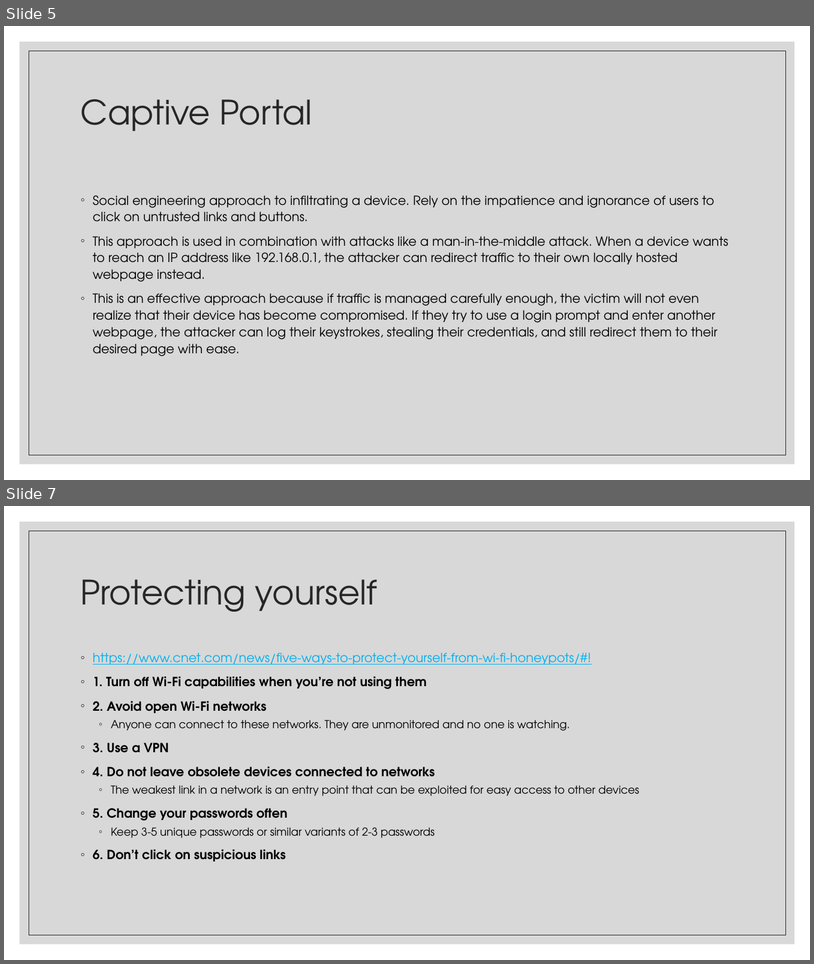
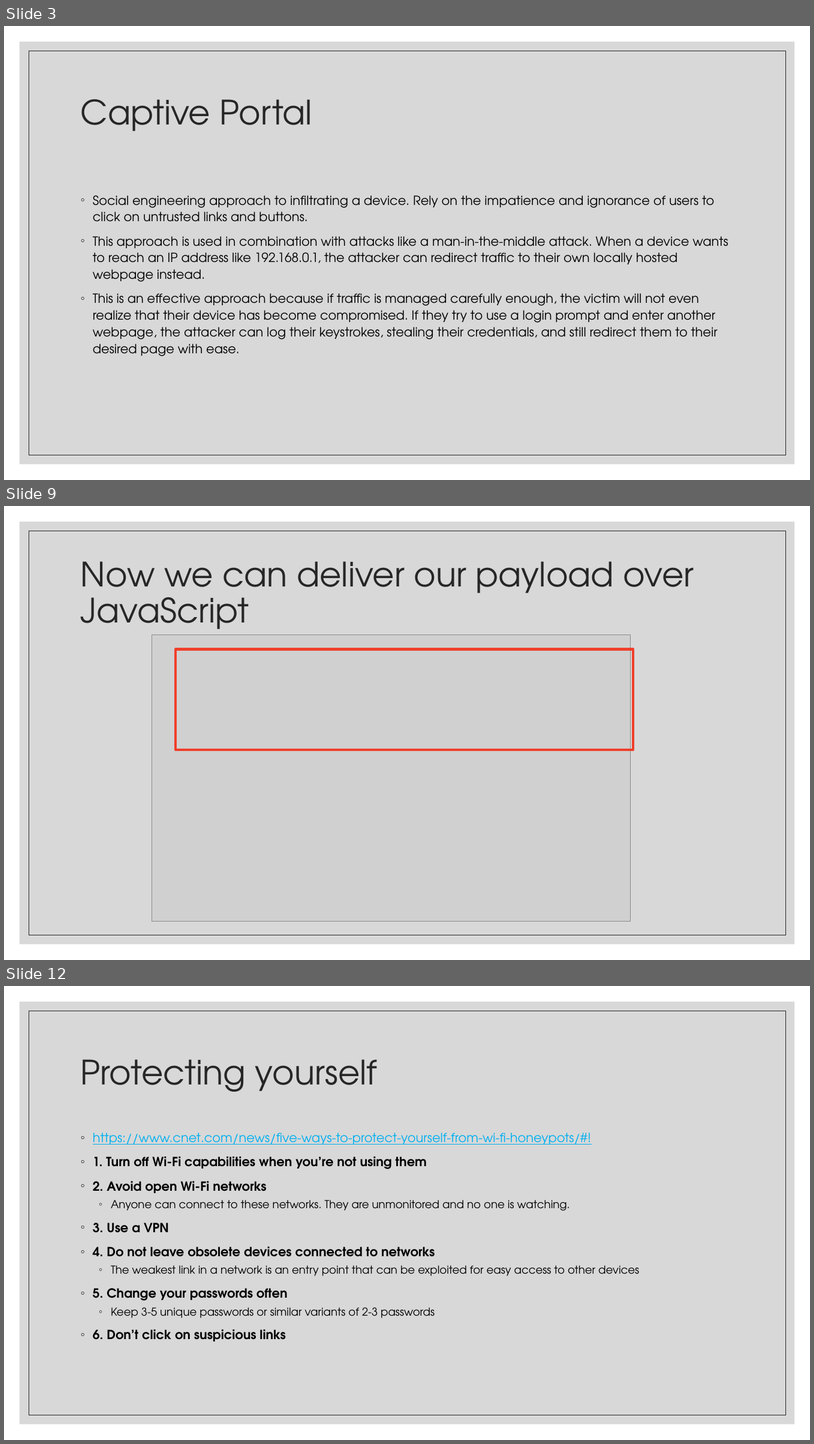
Before and after one commit to JulianKeller/cs425-backdoor, a slide deck: Documents/Remote attacks and backdoors.pptx. Shown one above the other, each under a label of ours: slides 5 and 7 before the commit, slides 3, 9 and 12 after it; the slides between them are not shown. The pictures are 814x964 and 814x1444 pixels, drawn with LibreOffice and Linux fonts; fonts in the diff are those of the drawing; grey boxes stand for pictures. Boxes give left, top, right and bottom in pixels: in the first picture for what was removed or moved away, otherwise in the second. Text is boxed around its words. In the diff, an @@ line names an element or a change of style, - is before the commit and + after.

```diff
--- a/Documents/Remote attacks and backdoors.pptx
+++ b/Documents/Remote attacks and backdoors.pptx
@@ slide 9 added at [4,506,810,960], background #FFFFFF; not listed: 2 template elements that a slide beside it also shows @@
@@ title added at [81,561,695,638], 40 pt, text #262626 @@
+Now we can deliver our payload over JavaScript
@@ picture added at [152,634,631,921] @@
@@ rectangle added at [176,649,634,750], outline #F03F2B 3 pt @@
@@ what was slide 5 is now slide 3 @@
@@ what was slide 7 is now slide 12 @@
```
Also in this commit, not shown: 2 slides changed, 6 other slides added, 2 slides removed.
